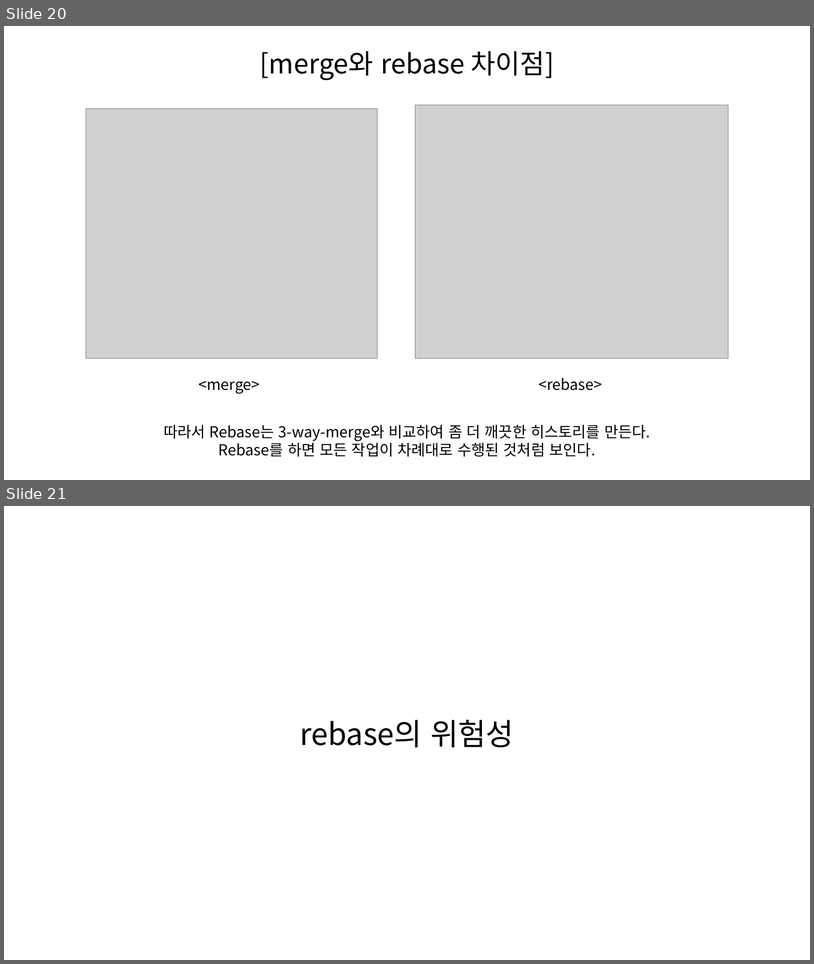
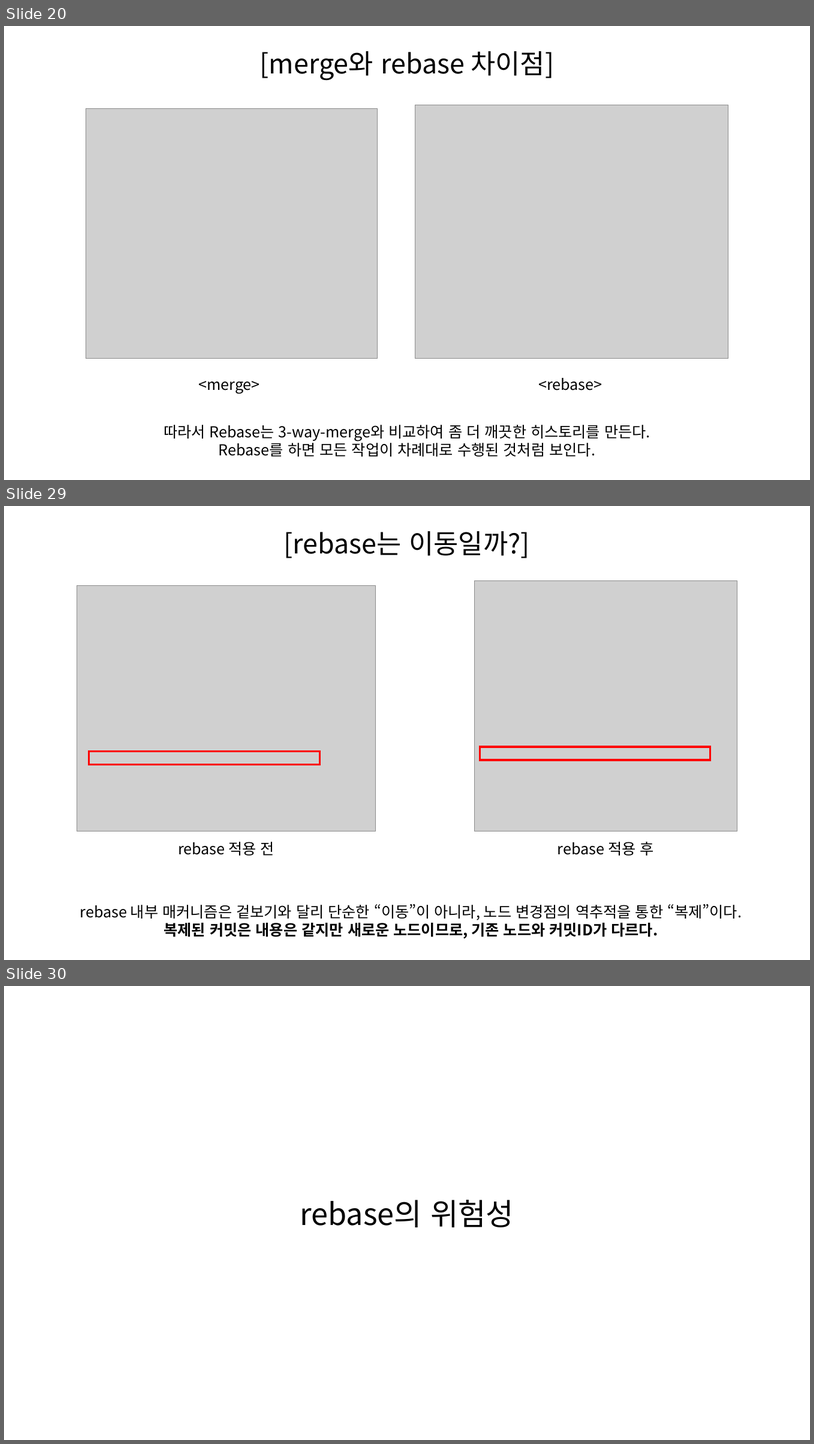
Before and after one commit to SeungHeeNoh/study_well, a slide deck: docs/9. rebase.pptx. Shown one above the other, each under a label of ours: slides 20 and 21 before the commit, slides 20, 29 and 30 after it; the slides between them are not shown. The pictures are 814x964 and 814x1444 pixels, drawn with LibreOffice and Linux fonts; fonts in the diff are those of the drawing; grey boxes stand for pictures. Boxes give left, top, right and bottom in pixels: in the first picture for what was removed or moved away, otherwise in the second. Text is boxed around its words. In the diff, an @@ line names an element or a change of style, - is before the commit and + after.

Commit message:
study 자료 생성 > 9. rebase 자료 보강

```diff
--- a/docs/9. rebase.pptx
+++ b/docs/9. rebase.pptx
@@ slide 29 added at (x1=4, y1=506, x2=810, y2=960), background #FFFFFF @@
@@ text added at (x1=284, y1=531, x2=531, y2=558), 32 pt, text #000000 @@
+[rebase는 이동일까?]
@@ group added at (x1=77, y1=580, x2=737, y2=855): 2 texts, 2 pictures @@
+rebase 적용 전
+rebase 적용 후
@@ rectangle added at (x1=89, y1=751, x2=320, y2=765), outline #FF0000 2.25 pt @@
@@ rectangle added at (x1=480, y1=747, x2=711, y2=760), outline #FF0000 2.25 pt @@
@@ text added at (x1=80, y1=904, x2=742, y2=939), 18 pt, text #000000 @@
+rebase 내부 매커니즘은 겉보기와 달리 단순한 “이동”이 아니라, 노드 변경점의 역추적을 통한 “복제”이다.
+복제된 커밋은 내용은 같지만 새로운 노드이므로, 기존 노드와 커밋ID가 다르다.
@@ what was slide 21 is now slide 30 @@
```
Also in this commit, not shown: 6 slides changed, 29 other slides added.
